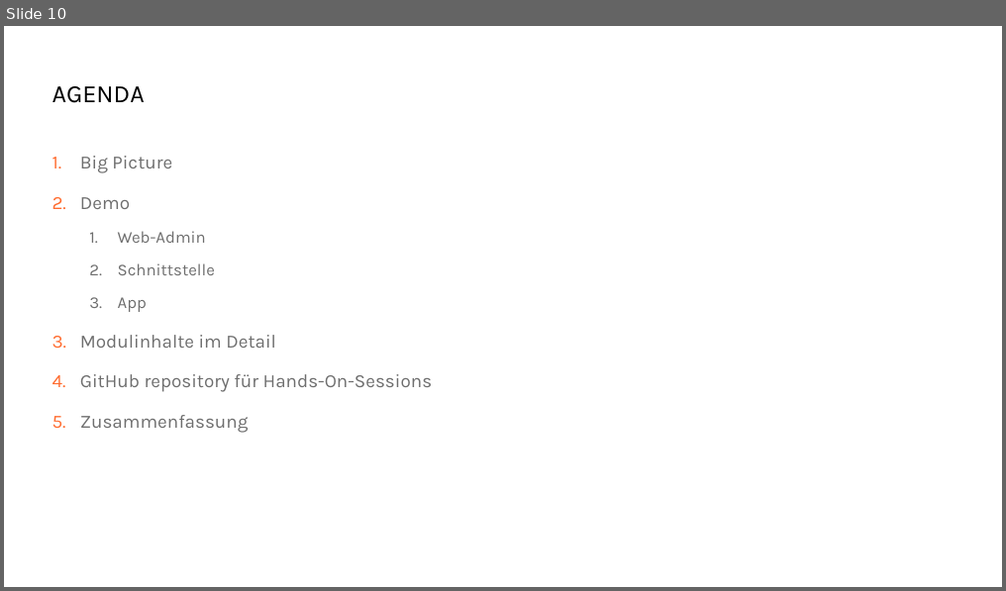
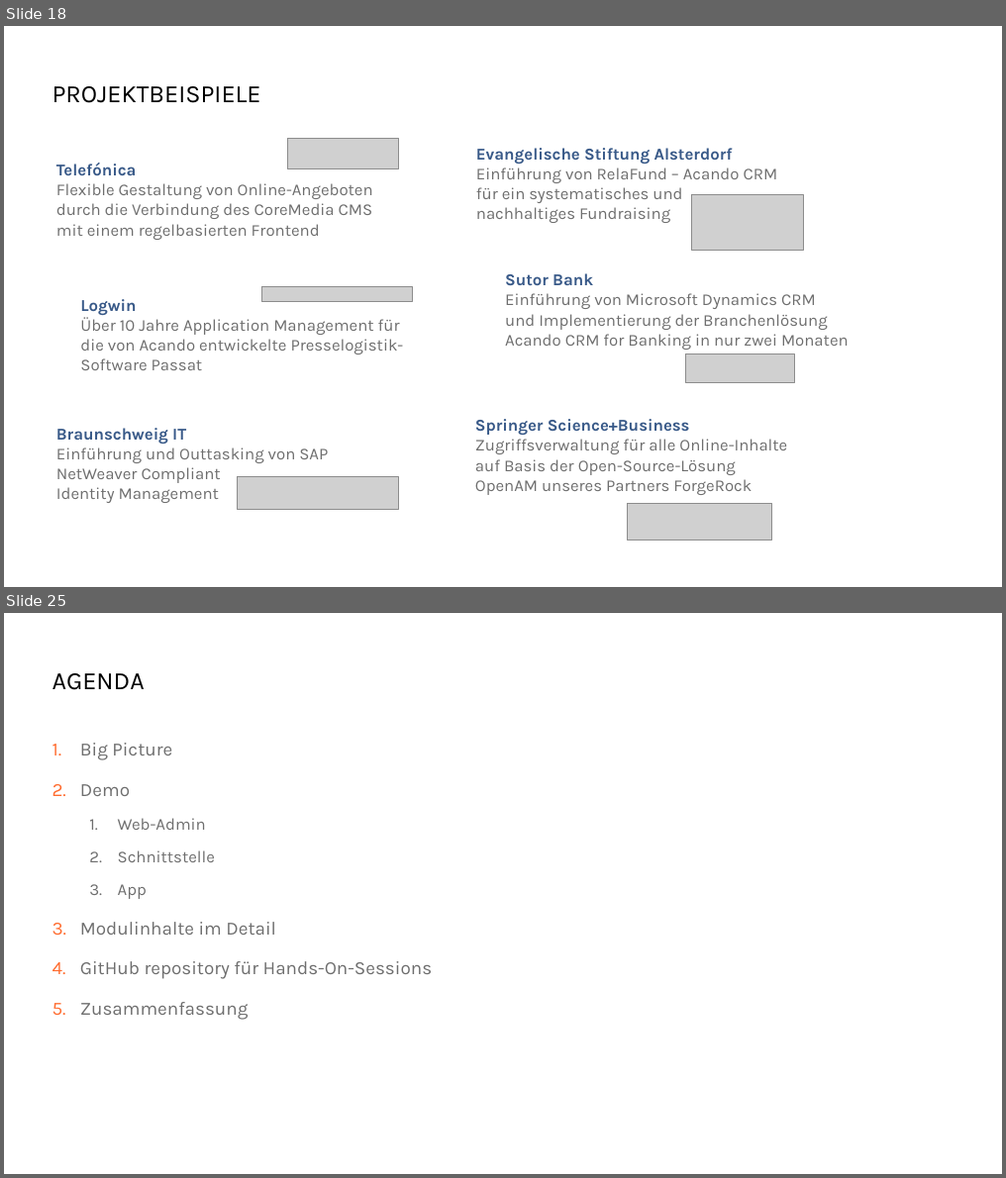
Before and after one commit to danielbeckmann/DotNETJumpStart, a slide deck: 01. Überblick/01. Jump Start Überblick.pptx. Shown one above the other, each under a label of ours: slide 10 before the commit, slides 18 and 25 after it; the slides between them are not shown. The pictures are 1006x591 and 1006x1178 pixels, drawn with LibreOffice and Linux fonts; fonts in the diff are those of the drawing; grey boxes stand for pictures; background and template pictures are left out. Boxes give left, top, right and bottom in pixels: in the first picture for what was removed or moved away, otherwise in the second. Text is boxed around its words. In the diff, an @@ line names an element or a change of style, - is before the commit and + after.

```diff
--- a/01. Überblick/01. Jump Start Überblick.pptx
+++ b/01. Überblick/01. Jump Start Überblick.pptx
@@ slide 18 added at [4, 26, 1002, 587], background #FFFFFF @@
@@ title added at [53, 86, 261, 103], 24 pt, text #000000 @@
+PROJEKTBEISPIELE
@@ picture added at [287, 138, 398, 170] @@
@@ text added at [56, 163, 373, 240], 16 pt, text #6E6E6E @@
+Telefónica
+Flexible Gestaltung von Online-Angeboten
+durch die Verbindung des CoreMedia CMS
+mit einem regelbasierten Frontend
@@ text added at [476, 148, 778, 223], 16 pt, text #6E6E6E @@
+Evangelische Stiftung Alsterdorf
+Einführung von RelaFund – Acando CRM
+für ein systematisches und
+nachhaltiges Fundraising
@@ picture added at [691, 194, 803, 251] @@
@@ picture added at [261, 286, 412, 301] @@
@@ text added at [505, 274, 848, 350], 16 pt, text #6E6E6E @@
+Sutor Bank
+Einführung von Microsoft Dynamics CRM
+und Implementierung der Branchenlösung
+Acando CRM for Banking in nur zwei Monaten
@@ text added at [80, 299, 404, 371], 16 pt, text #6E6E6E @@
+Logwin
+Über 10 Jahre Application Management für
+die von Acando entwickelte Presselogistik-
+Software Passat
@@ picture added at [685, 355, 794, 383] @@
@@ text added at [56, 428, 328, 503], 16 pt, text #6E6E6E @@
+Braunschweig IT
+Einführung und Outtasking von SAP
+NetWeaver Compliant
+Identity Management
@@ text added at [475, 419, 787, 495], 16 pt, text #6E6E6E @@
+Springer Science+Business
+Zugriffsverwaltung für alle Online-Inhalte
+auf Basis der Open-Source-Lösung
+OpenAM unseres Partners ForgeRock
@@ picture added at [237, 477, 398, 509] @@
@@ picture added at [627, 503, 772, 541] @@
@@ what was slide 10 is now slide 25 @@
```
Also in this commit, not shown: 6 slides changed, 14 other slides added, 3 slides removed, 4 other files.
